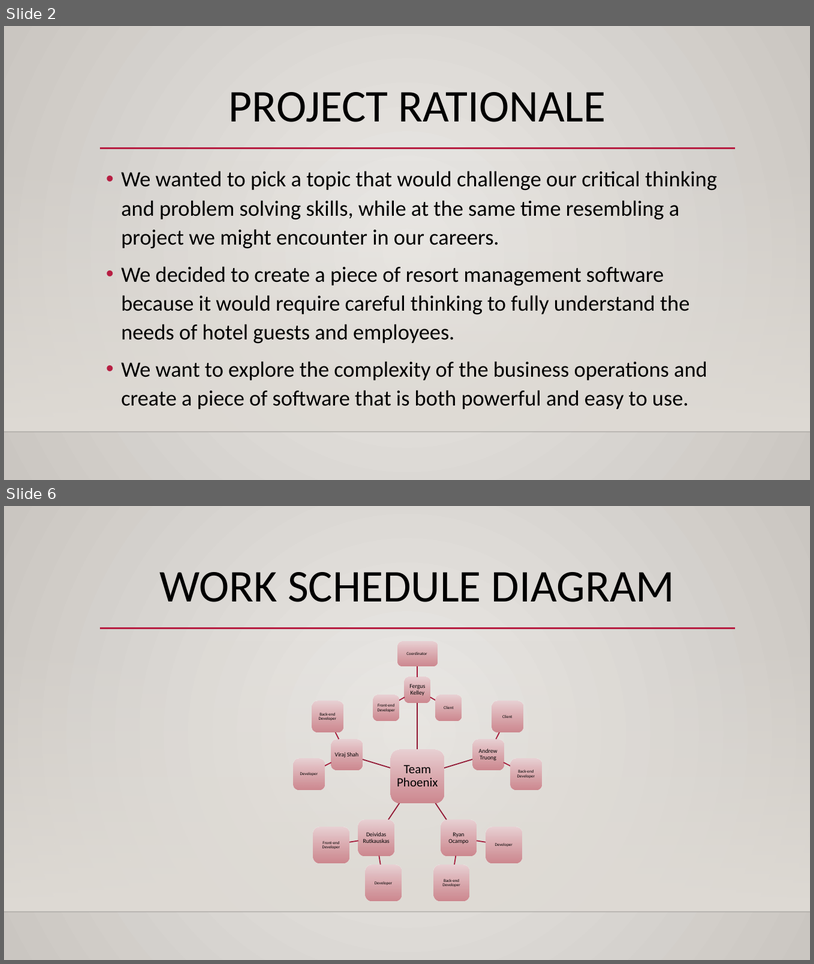
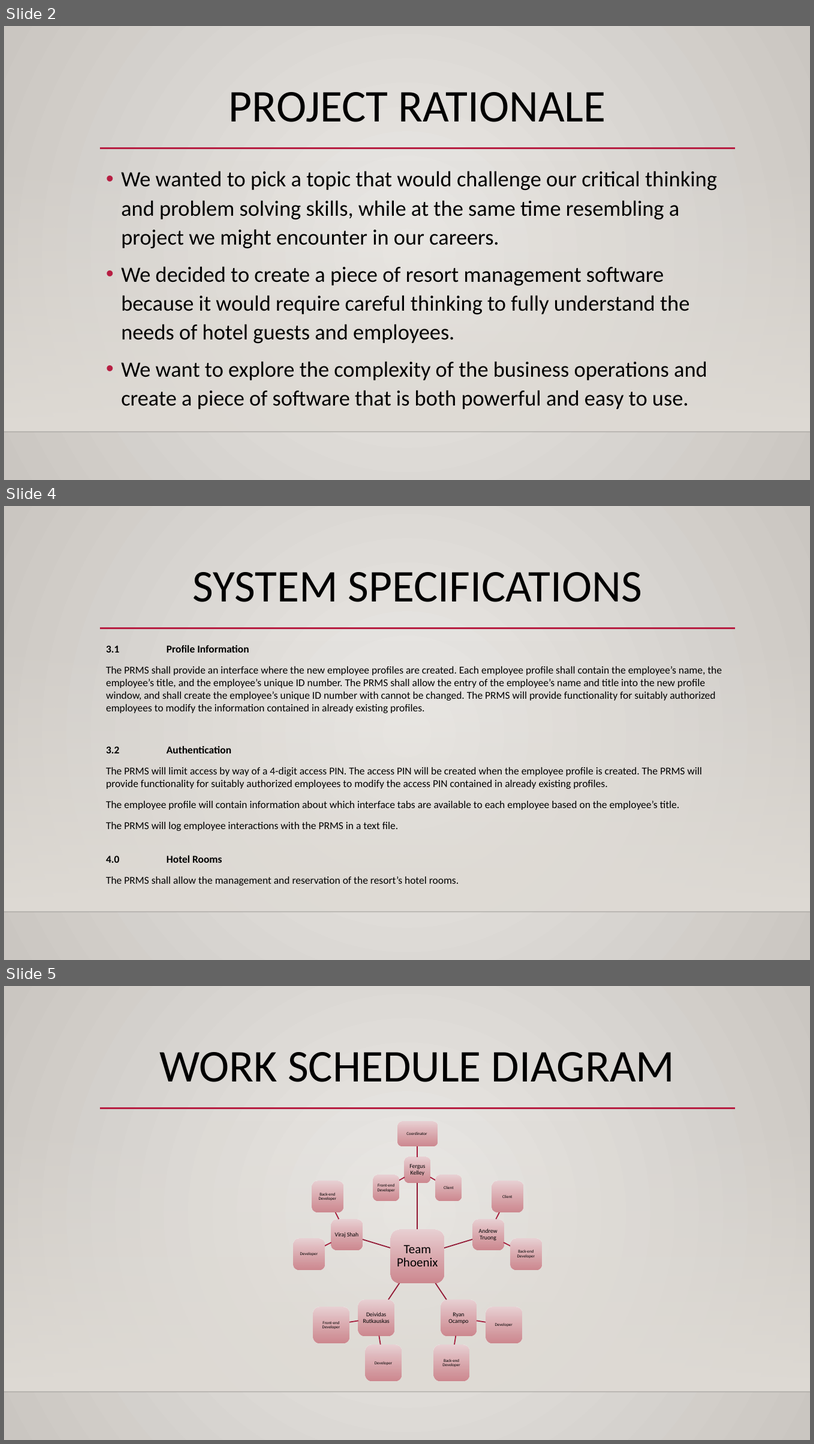
Before and after one commit to FergK/PhoenixHotel, a slide deck: TeamPhoenixPitchDeck.pptx. Shown one above the other, each under a label of ours: slides 2 and 6 before the commit, slides 2, 4 and 5 after it; the slides between them are not shown. The pictures are 814x964 and 814x1444 pixels, drawn with LibreOffice and Linux fonts; fonts in the diff are those of the drawing; background and template pictures are left out. Boxes give left, top, right and bottom in pixels: in the first picture for what was removed or moved away, otherwise in the second. Text is boxed around its words. In the diff, an @@ line names an element or a change of style, - is before the commit and + after.

Commit message:
Updated Presentation

```diff
--- a/TeamPhoenixPitchDeck.pptx
+++ b/TeamPhoenixPitchDeck.pptx
@@ slide 4 added at (4, 506, 810, 960), background gradient #ECEAE7 to #CAC7C1; not listed: 3 template elements that a slide beside it also shows @@
@@ title added at (192, 572, 642, 602), 54 pt, text #000000 @@
+SYSTEM SPECIFICATIONS
@@ text added at (106, 645, 722, 885), 12.5 pt, text #000000 @@
+3.1 Profile Information
+The PRMS shall provide an interface where the new employee profiles are created. Each employee profile shall contain the employee’s name, the employee’s title, and the employee’s unique ID number. The PRMS shall allow the entry of the employee’s name and title into the new profile window, and shall create the employee’s unique ID number with cannot be changed. The PRMS will provide functionality for suitably authorized employees to modify the information contained in already existing profiles.
+3.2 Authentication
+The PRMS will limit access by way of a 4-digit access PIN. The access PIN will be created when the employee profile is created. The PRMS will provide functionality for suitably authorized employees to modify the access PIN contained in already existing profiles.
+The employee profile will contain information about which interface tabs are available to each employee based on the employee’s title.
+The PRMS will log employee interactions with the PRMS in a text file.
+4.0 Hotel Rooms
+The PRMS shall allow the management and reservation of the resort’s hotel rooms.
@@ what was slide 6 is now slide 5 @@
```
Also in this commit, not shown: 1 slide changed, 2 slides removed.
